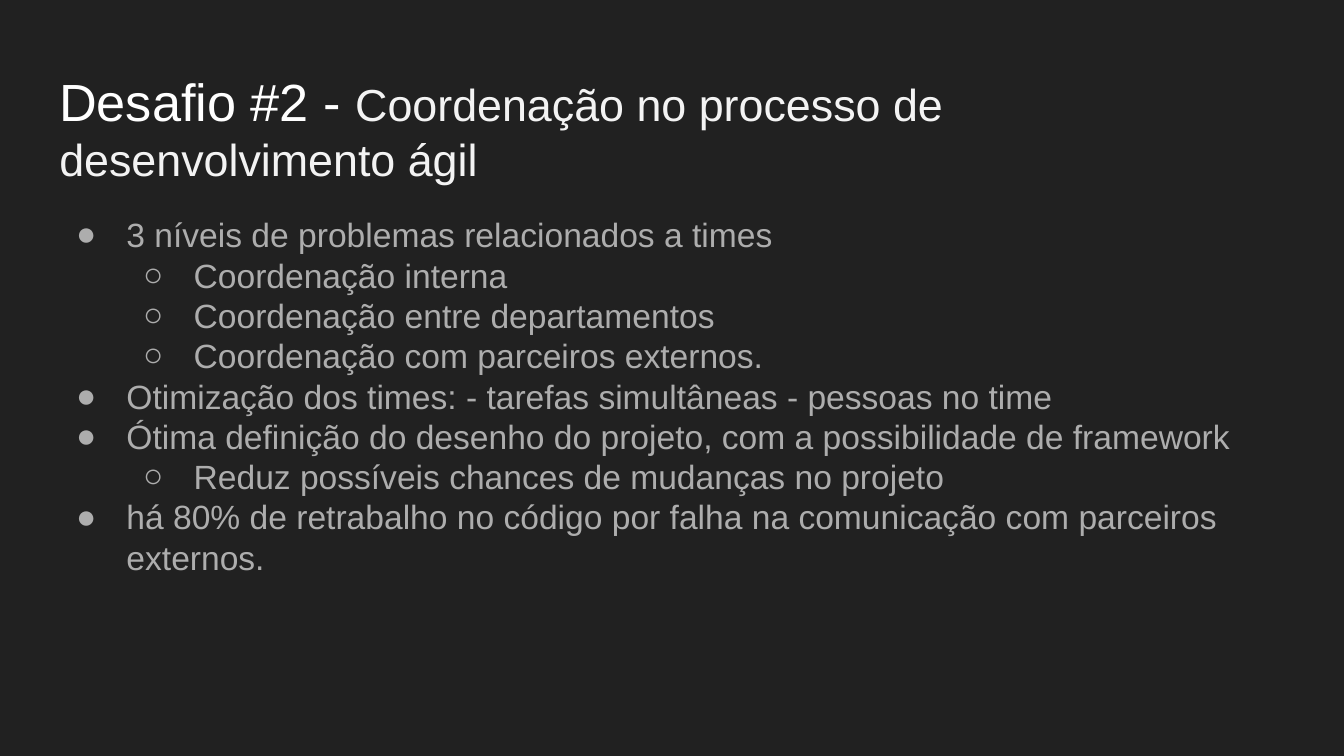
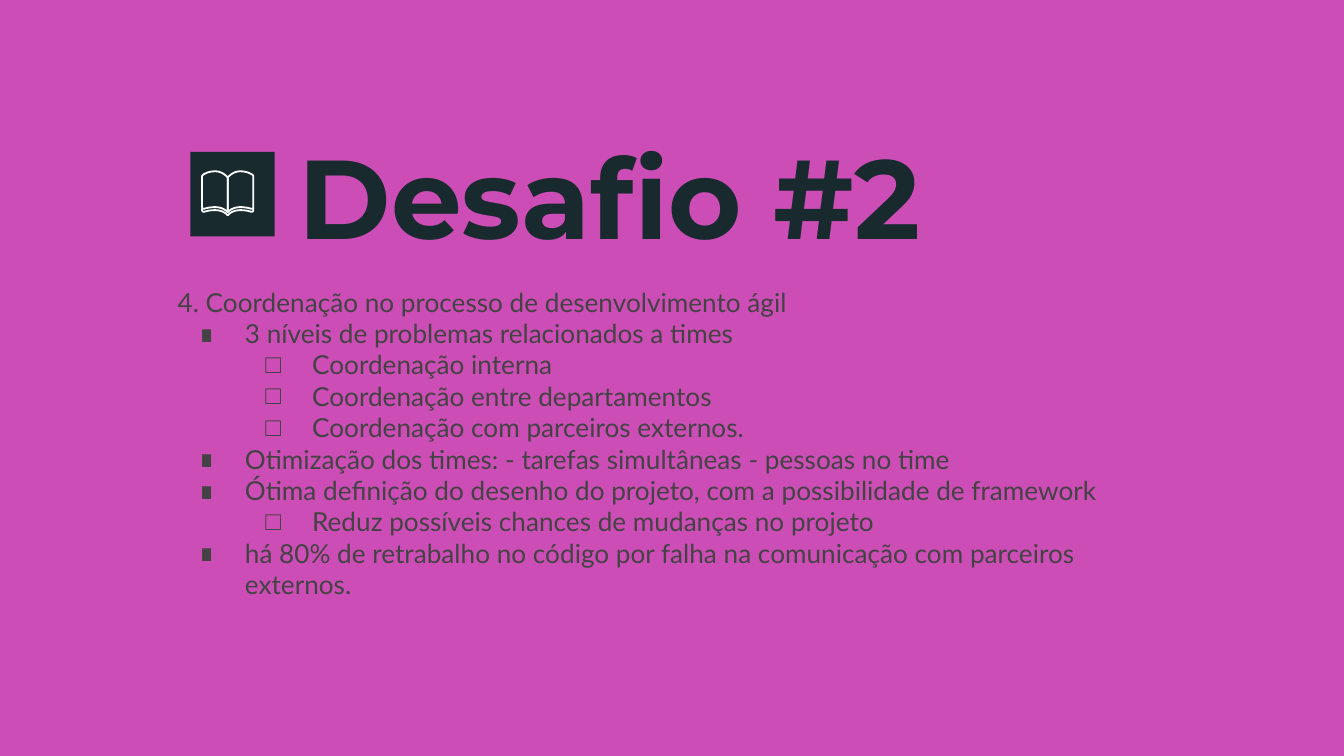
Before and after one commit to fga-eps-mds/A-Disciplina-MDS-EPS, a slide deck: slide 14 of GPP_Material/12-Cisco Systems/Transição para o novo ágil e o modelo de desenvolvimento de produto.pptx (slide 13 before the commit). Drawn at 1344x756 pixels with LibreOffice and Linux fonts; fonts in the diff are those of the drawing. Boxes give left, top, right and bottom in pixels: in the first picture for what was removed or moved away, otherwise in the second. Text is boxed around its words. In the diff, an @@ line names an element or a change of style, - is before the commit and + after.

```diff
--- a/GPP_Material/12-Cisco Systems/Transição para o novo ágil e o modelo de desenvolvimento de produto.pptx
+++ b/GPP_Material/12-Cisco Systems/Transição para o novo ágil e o modelo de desenvolvimento de produto.pptx
@@ background #212121 to #CC4DB6 @@
@@ title removed at (59,83,943,185) @@
-Desafio #2 - Coordenação no processo de desenvolvimento ágil
@@ rectangle added at (191,152,276,237), fill #182A2E @@
@@ group added at (202,171,253,215): 4 freeform shapes @@
@@ title added at (299,151,921,240), 60 pt, text #182A2E, bold @@
+Desafio #2
@@ text "4. Coordenação no processo de ...": place and size @@
-text "4. Coordenação no processo de ..." at (126,222,1230,571)
+text "4. Coordenação no processo de ..." at (178,293,1096,594)
@@ text at (178,293,786,316): paragraph added @@
+4. Coordenação no processo de desenvolvimento ágil
@@ text at (245,324,1096,594): size 18 to 14 pt, font Arial to Lato, text colour #ADADAD to #434343 in "3 níveis de problemas relacionados a times", "Coordenação interna", "Coordenação entre departamentos", "Coordenação com parceiros externos." and 4 more places; bullet ● to ∎; bullet colour #ADADAD to #434343; bullet ○ to □ @@
```
Also in this commit, not shown: 9 other slides changed, 7 slides added, 4 slides removed, 1 other file.
